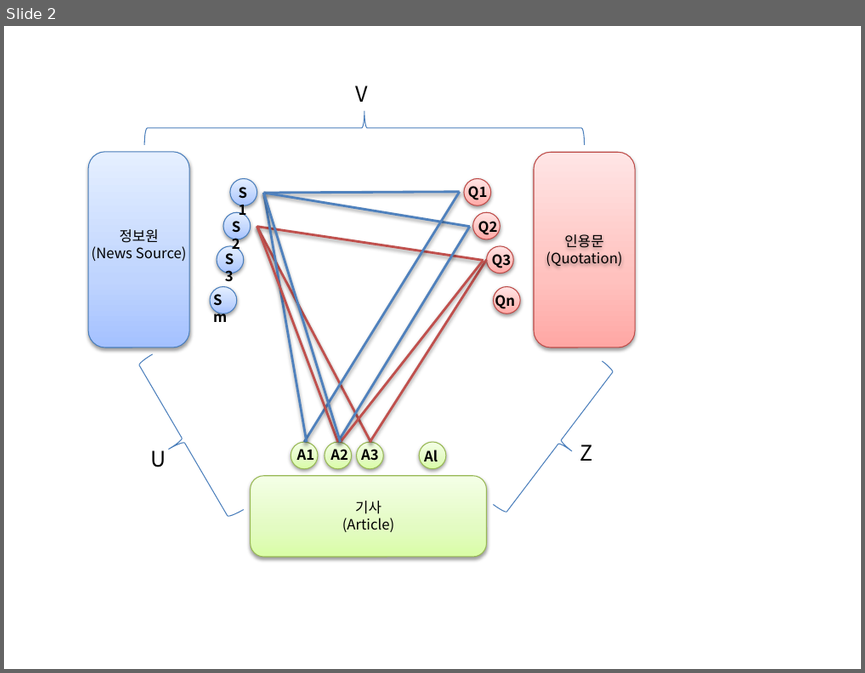
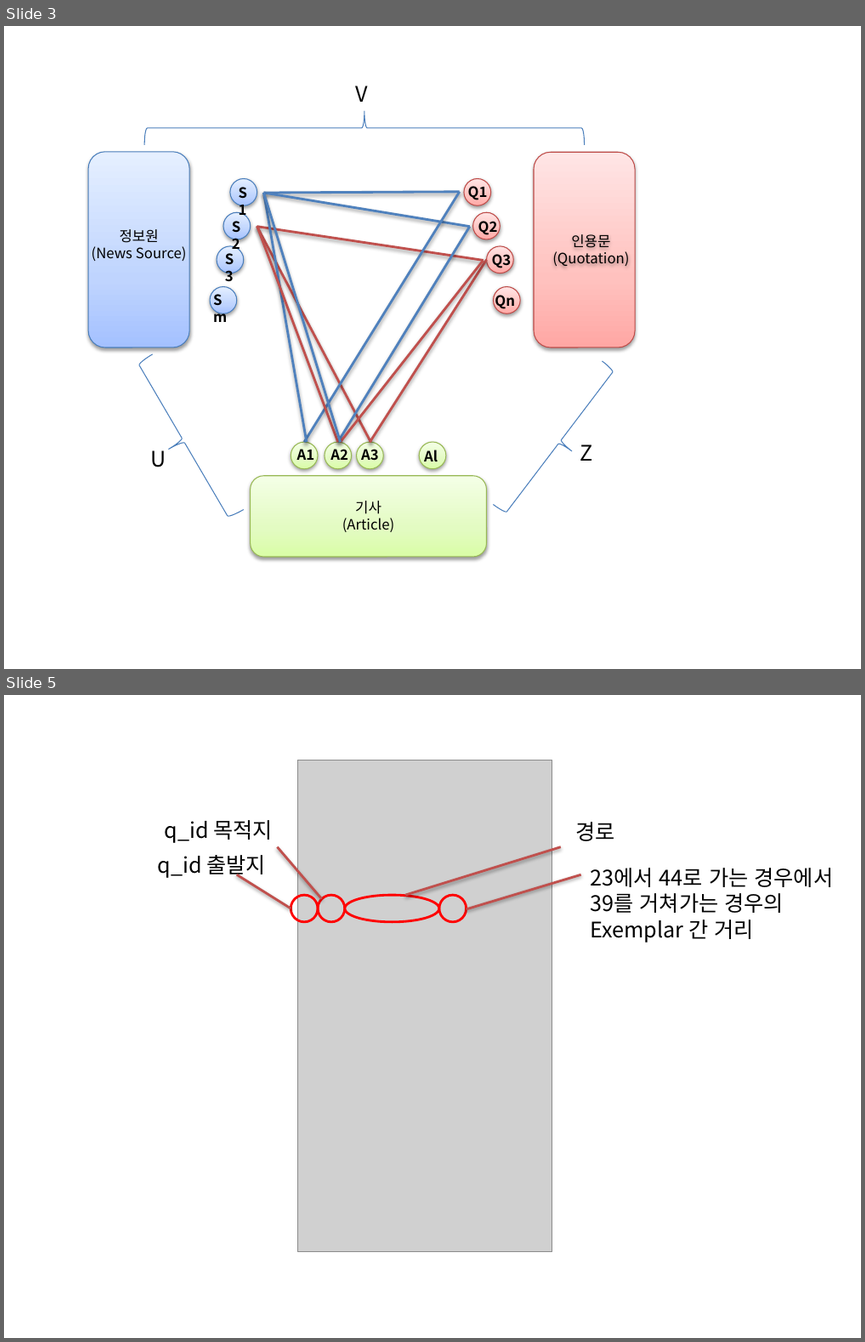
Before and after one commit to kowonsik/NQNA, a slide deck: doc/nqna.pptx. Shown one above the other, each under a label of ours: slide 2 before the commit, slides 3 and 5 after it; the slides between them are not shown. The pictures are 865x673 and 865x1342 pixels, drawn with LibreOffice and Linux fonts; fonts in the diff are those of the drawing; grey boxes stand for pictures. Boxes give left, top, right and bottom in pixels: in the first picture for what was removed or moved away, otherwise in the second. Text is boxed around its words. In the diff, an @@ line names an element or a change of style, - is before the commit and + after.

```diff
--- a/doc/nqna.pptx
+++ b/doc/nqna.pptx
@@ slide 5 added at bbox=[4, 695, 861, 1338], background #FFFFFF @@
@@ picture added at bbox=[298, 760, 552, 1252] @@
@@ text added at bbox=[164, 820, 273, 843], 18 pt, text #000000 @@
+q_id 목적지
@@ text added at bbox=[576, 822, 615, 841], 18 pt, text #000000 @@
+경로
@@ line added from (278, 846) to (322, 899), #C0504D 2 pt @@
@@ line added from (561, 846) to (406, 895), #C0504D 2 pt @@
@@ text added at bbox=[157, 855, 266, 878], 18 pt, text #000000 @@
+q_id 출발지
@@ text added at bbox=[590, 868, 833, 942], 18 pt, text #000000 @@
+23에서 44로 가는 경우에서
+39를 거쳐가는 경우의
+Exemplar 간 거리
@@ line added from (237, 875) to (291, 908), #C0504D 2 pt @@
@@ ellipse added at bbox=[291, 895, 318, 921], outline #FF0000 2 pt @@
@@ ellipse added at bbox=[318, 895, 344, 921], outline #FF0000 2 pt @@
@@ ellipse added at bbox=[345, 895, 439, 921], outline #FF0000 2 pt @@
@@ ellipse added at bbox=[439, 895, 466, 921], outline #FF0000 2 pt @@
@@ line added from (580, 875) to (466, 909), #C0504D 2 pt @@
@@ what was slide 2 is now slide 3 @@
@@ slide 3 changed as well @@
@@ text "인용문": place and size @@
-text "인용문" at bbox=[545, 234, 622, 266]
+text "인용문" at bbox=[552, 234, 629, 266]
```
Also in this commit, not shown: 1 other slide changed, 2 other slides added.
